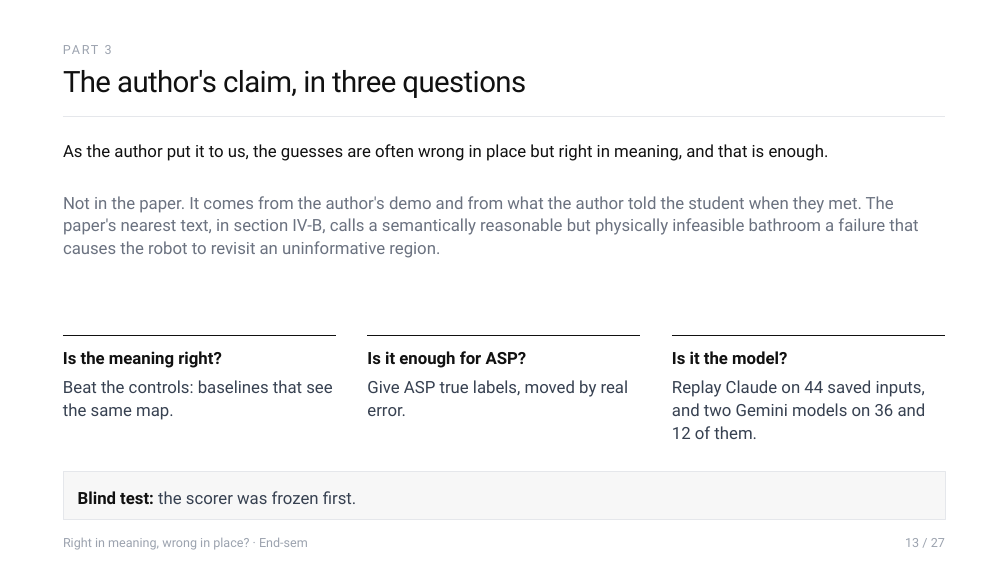
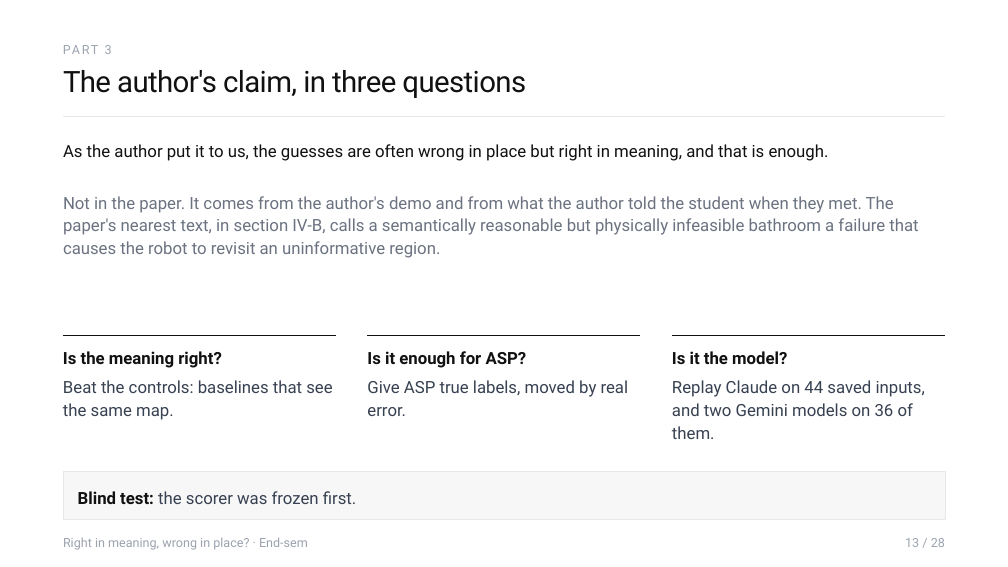
Before and after one commit to Sher110106/validity-aware-active-semantic-exploration, a slide deck: slide 13 of docs/endsem_2026-11/ASP_Endsem.pptx. Drawn at 1008x567 pixels with LibreOffice and Linux fonts; fonts in the diff are those of the drawing. Boxes give left, top, right and bottom in pixels: in the first picture for what was removed or moved away, otherwise in the second. Text is boxed around its words. In the diff, an @@ line names an element or a change of style, - is before the commit and + after.

```diff
--- a/docs/endsem_2026-11/ASP_Endsem.pptx
+++ b/docs/endsem_2026-11/ASP_Endsem.pptx
@@ text at (x1=672, y1=380, x2=925, y2=439): text changed @@
-Replay Claude on 44 saved inputs, and two Gemini models on 36 and 12 of them.
+Replay Claude on 44 saved inputs, and two Gemini models on 36 of them.
@@ text at (x1=905, y1=538, x2=945, y2=547): text changed @@
-13 / 27
+13 / 28
```
Also in this commit, not shown: 27 other slides changed, 1 slide added, 8 other files.
